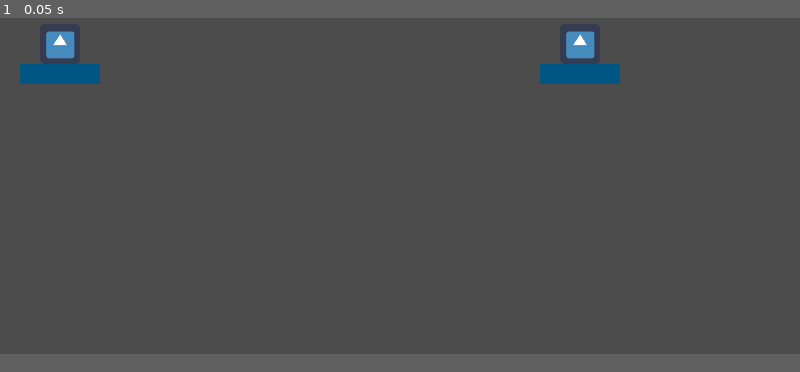
Above: before the commit, frame 1.
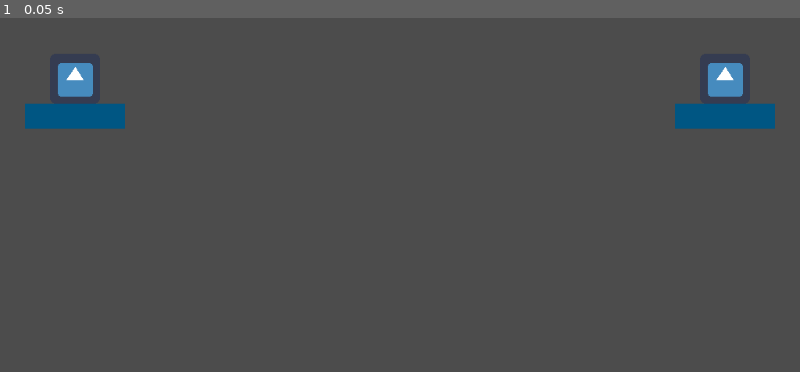
Above: after the commit, the same moment.

Repository: PoliPyc/DIYTournament
Game: Godot game, scene res://World.tscn
Same seed, same stepped clock (60 frames per second), same inputs: the game is played once before the commit and once after it. The engine's default icon, where the game draws it, is replaced by a stand-in: a white triangle on a blue panel in a dark square.
Inputs:
- Up to frame 1 (0.05 s): no input
In our replay, the window is 800x450 before the commit and 800x468 after it. These sizes can differ from the game's own. Grey fills any space a smaller window leaves; there, only what the larger window draws over its background counts as a difference.

The runs differ from the first frame. In frame 1, 4.1% of the frame differs, in the area x 2-97%, y 3-32%.

Commit message:
bullet sprite plh

Diff:
--- a/project.godot
+++ b/project.godot
@@ -19,11 +19,6 @@
 run/main_scene="res://World.tscn"
 config/icon="res://icon.png"
 
-[display]
-
-window/size/width=1280
-window/size/height=720
-
 [rendering]
 
 environment/default_environment="res://default_env.tres"
Binary file added: res/bullet.png
